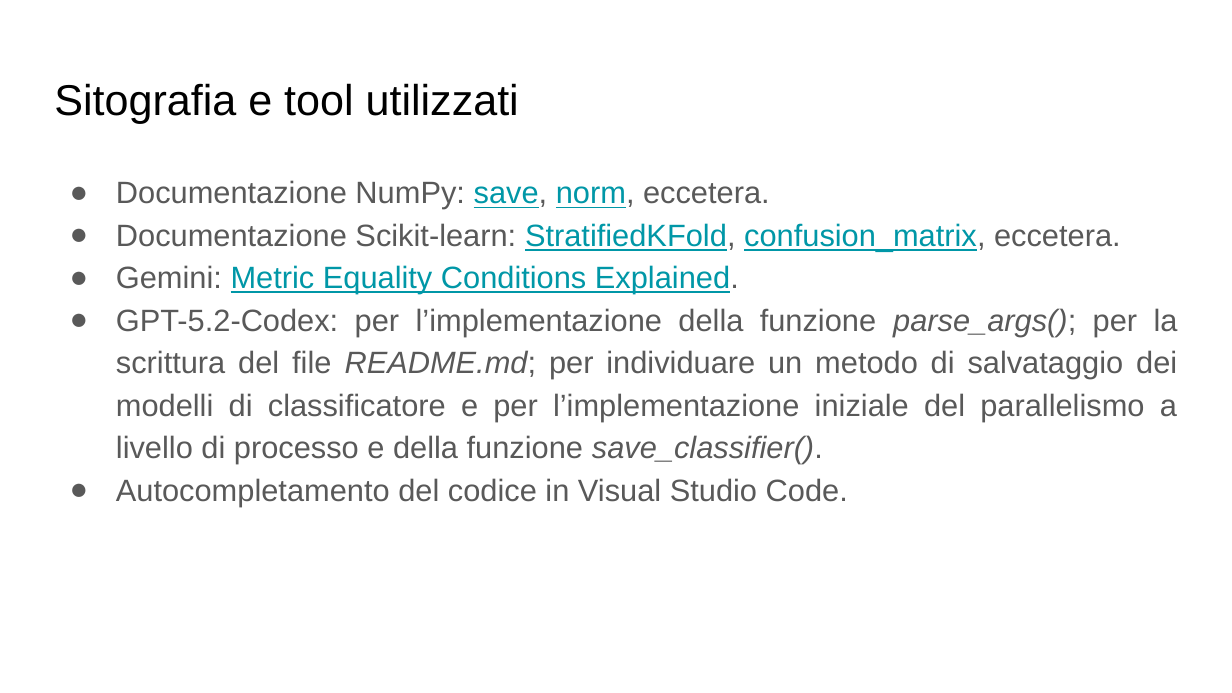
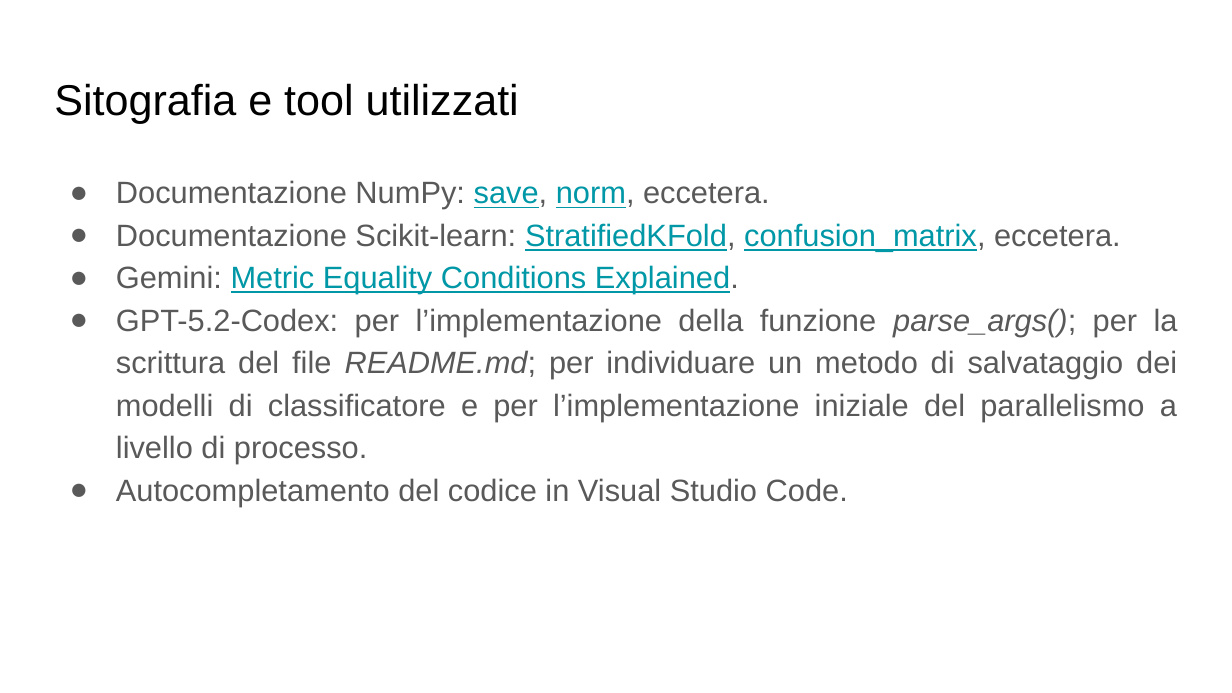
Before and after one commit to serpest/AerialSceneClassification, a slide deck: slide 11 of slides.pptx. Drawn at 1232x693 pixels with LibreOffice and Linux fonts; fonts in the diff are those of the drawing. Boxes give left, top, right and bottom in pixels: in the first picture for what was removed or moved away, otherwise in the second. Text is boxed around its words. In the diff, an @@ line names an element or a change of style, - is before the commit and + after.

```diff
--- a/slides.pptx
+++ b/slides.pptx
@@ text at (x1=116, y1=308, x2=1178, y2=464): text changed @@
-● GPT-5.2-Codex: per l’implementazione della funzione parse_args(); per la scrittura del file README.md; per individuare un metodo di salvataggio dei modelli di classificatore e per l’implementazione iniziale del parallelismo a livello di processo e della funzione save_classifier().
+● GPT-5.2-Codex: per l’implementazione della funzione parse_args(); per la scrittura del file README.md; per individuare un metodo di salvataggio dei modelli di classificatore e per l’implementazione iniziale del parallelismo a livello di processo.
```
Also in this commit, not shown: 2 other slides changed, 1 other file.
